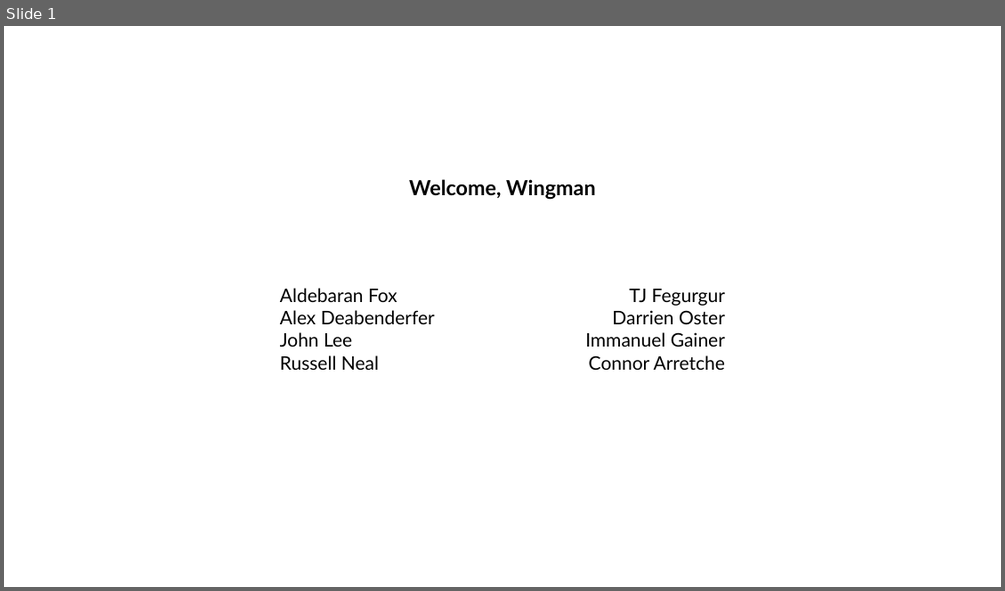
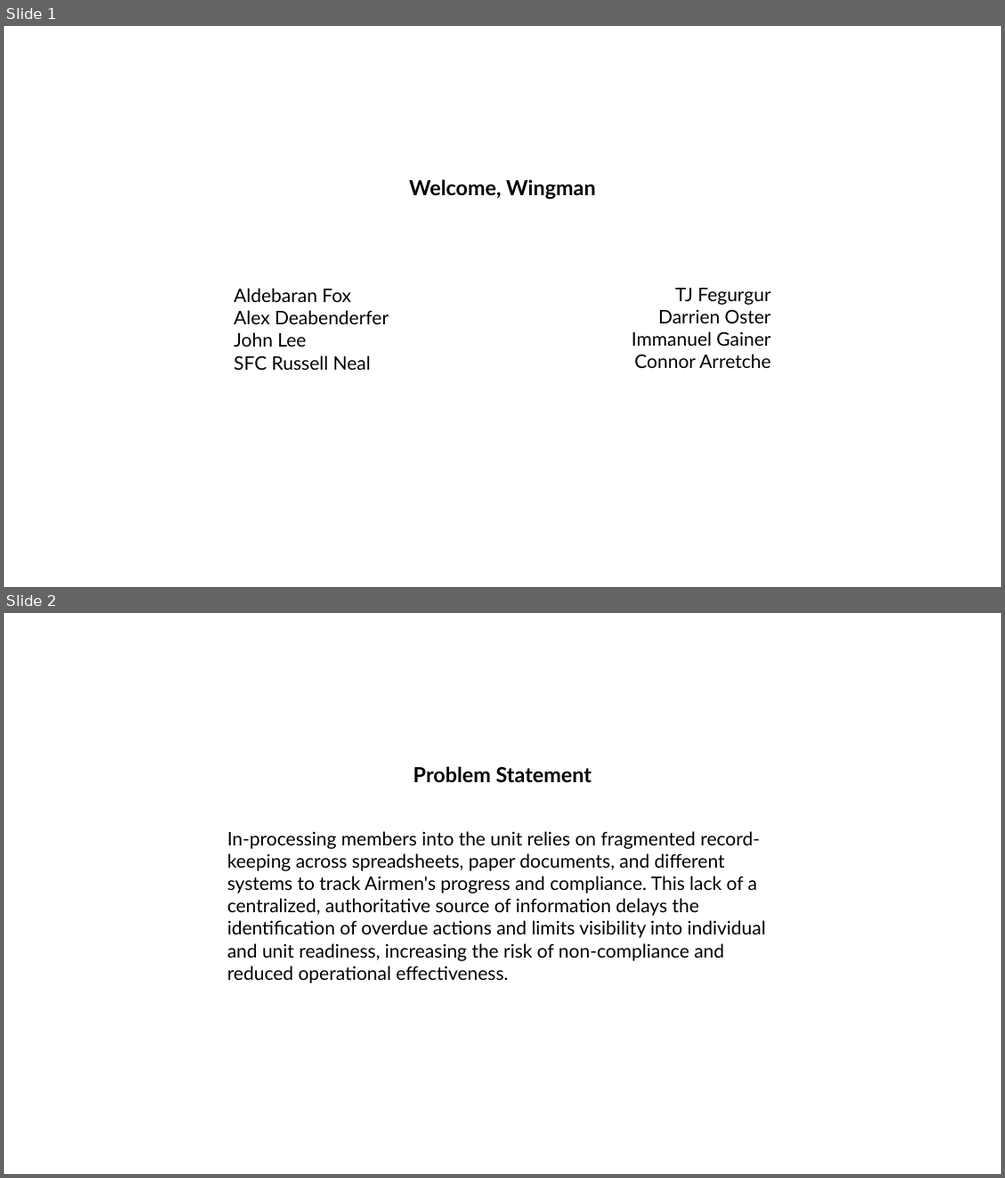
Before and after one commit to IslaChaos13/SDI-2026-Capstone, a slide deck: Presentation1.pptx. Shown one above the other, each under a label of ours: slide 1 before the commit, slides 1 and 2 after it. The pictures are 1005x591 and 1005x1178 pixels, drawn with LibreOffice and Linux fonts; fonts in the diff are those of the drawing. Boxes give left, top, right and bottom in pixels: in the first picture for what was removed or moved away, otherwise in the second. Text is boxed around its words. In the diff, an @@ line names an element or a change of style, - is before the commit and + after.

```diff
--- a/Presentation1.pptx
+++ b/Presentation1.pptx
@@ slide 2 added at (4,613,1001,1174), background #FFFFFF @@
@@ text added at (413,766,592,783), 20 pt, text #000000, bold @@
+Problem Statement
@@ text added at (227,831,766,983), 18 pt, text #000000 @@
+In-processing members into the unit relies on fragmented record-keeping across spreadsheets, paper documents, and different systems to track Airmen's progress and compliance. This lack of a centralized, authoritative source of information delays the identification of overdue actions and limits visibility into individual and unit readiness, increasing the risk of non-compliance and reduced operational effectiveness.
@@ slide 1 changed as well @@
@@ text "Aldebaran Fox": place and size @@
-text "Aldebaran Fox" at (280,288,435,370)
+text "Aldebaran Fox" at (234,288,388,370)
@@ text "TJ Fegurgur": place and size @@
-text "TJ Fegurgur" at (585,289,725,370)
+text "TJ Fegurgur" at (631,288,771,368)
@@ text at (234,355,371,370): text changed @@
-Russell Neal
+SFC Russell Neal
```
Also in this commit, not shown: 1 other slide added, 1 slide removed.
